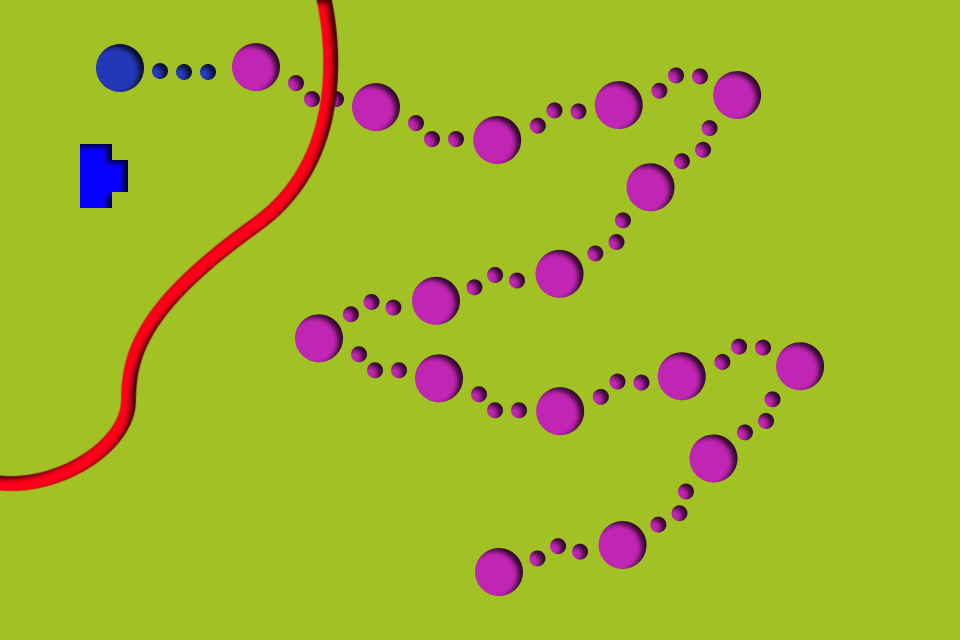
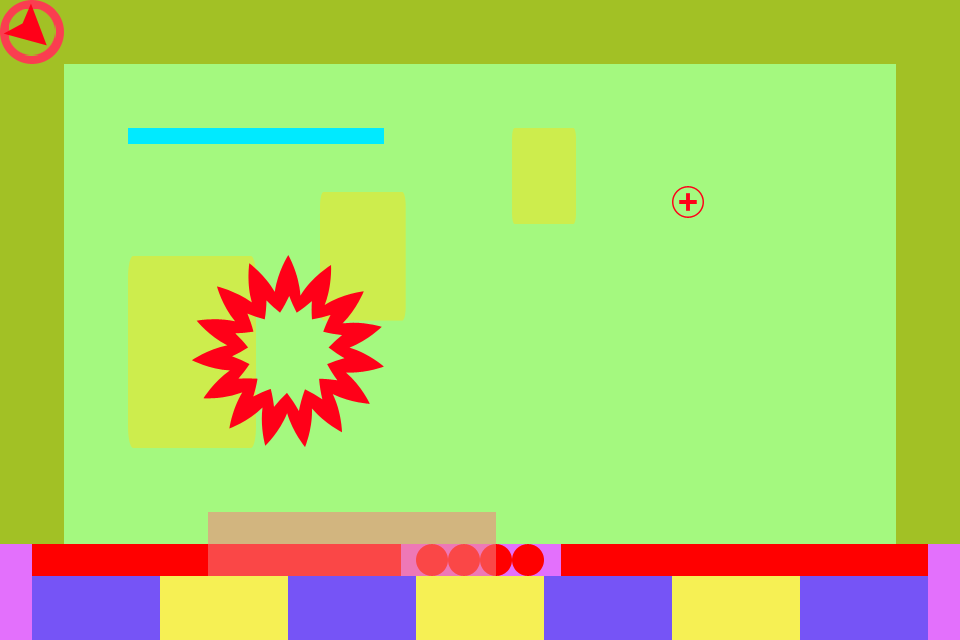
Before/after of a 960×640 layered artwork. What changed in the layer stack:
hid group "SceneSelectUI" (91 layers) over [0, 0, 825, 599]
showed group "BattleLayout" (30 layers) over [0, 0, 960, 640]
